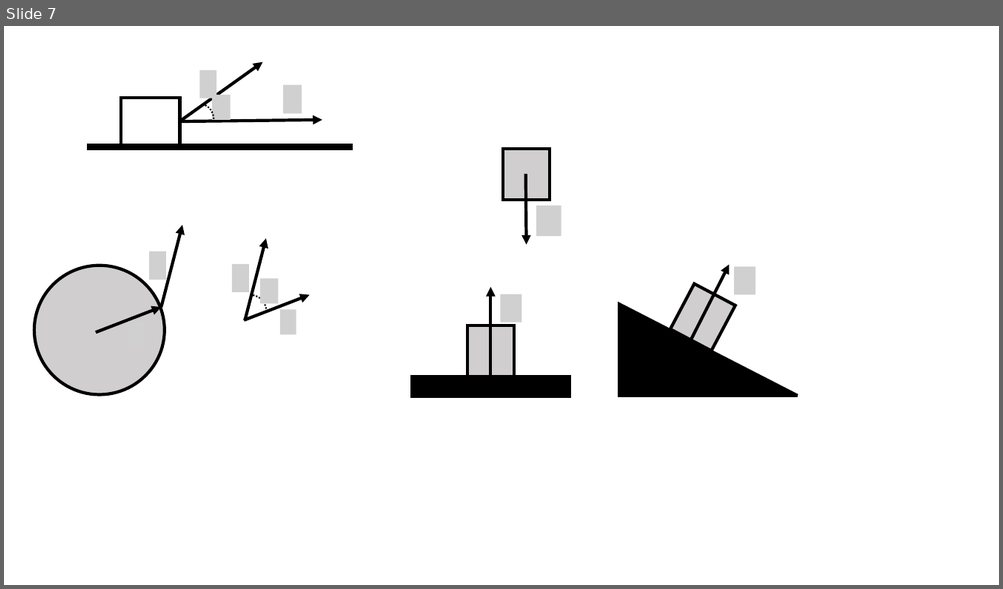
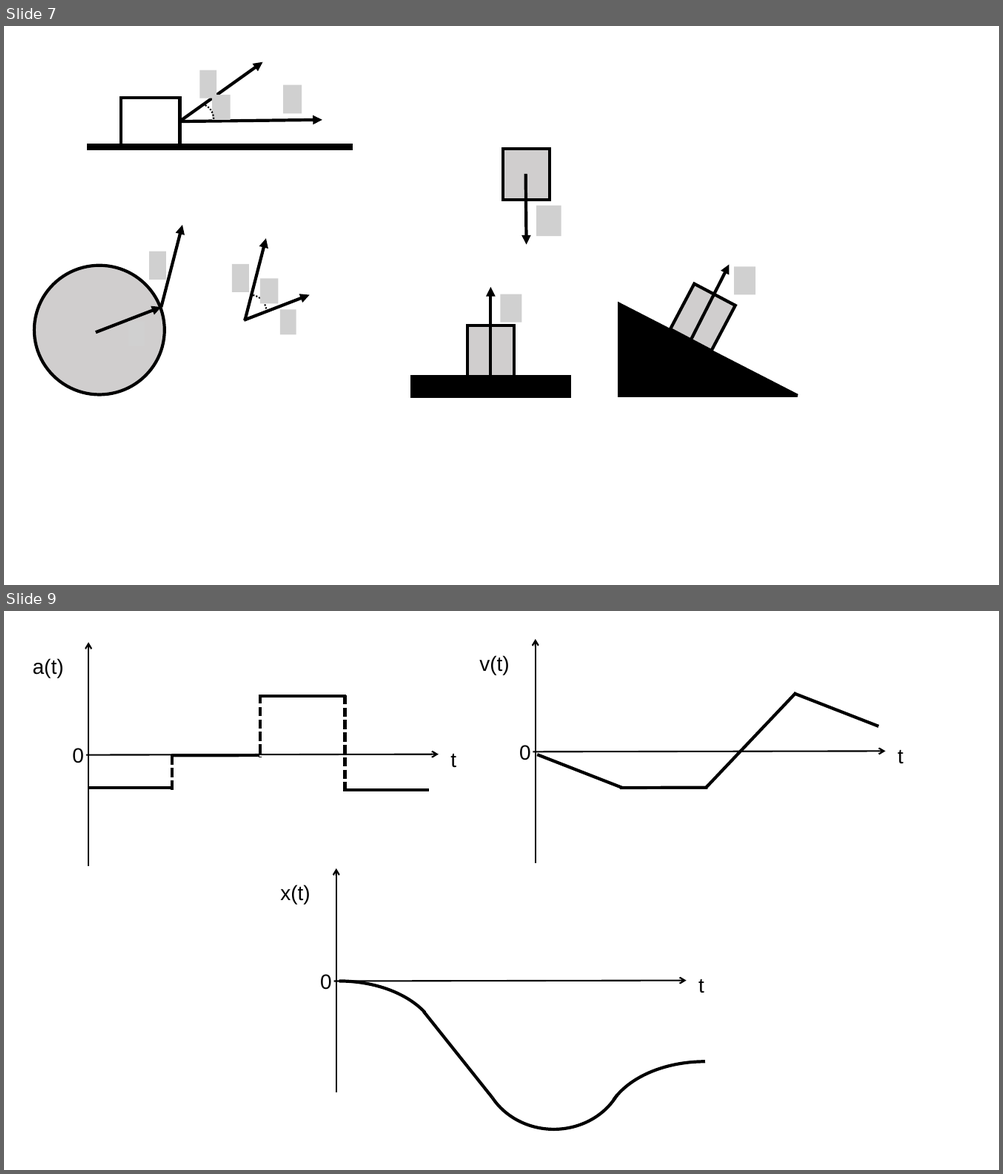
Before and after one commit to OSTP/PhysicsArtofModelling, a slide deck: tex/figures/Figures.pptx. Shown one above the other, each under a label of ours: slide 7 before the commit, slides 7 and 9 after it; the slides between them are not shown. The pictures are 1003x589 and 1003x1174 pixels, drawn with LibreOffice and Linux fonts; fonts in the diff are those of the drawing; grey boxes stand for pictures. Boxes give left, top, right and bottom in pixels: in the first picture for what was removed or moved away, otherwise in the second. Text is boxed around its words. In the diff, an @@ line names an element or a change of style, - is before the commit and + after.

```diff
--- a/tex/figures/Figures.pptx
+++ b/tex/figures/Figures.pptx
@@ slide 9 added at (x1=4, y1=611, x2=999, y2=1170), background #FFFFFF @@
@@ group added at (x1=479, y1=639, x2=903, y2=863): 4 lines, 3 texts, 2 arrows @@
+t
+v(t)
+0
@@ group added at (x1=33, y1=642, x2=456, y2=866): 7 lines, 3 texts, 2 arrows @@
+t
+a(t)
+0
@@ group added at (x1=239, y1=869, x2=805, y2=1170): 3 texts, 3 arc (boxed as its full ellipse)s, 2 arrows, 1 line @@
+t
+x(t)
+0
```
Also in this commit, not shown: 2 other slides added, 1 slide removed, 11 other files.
